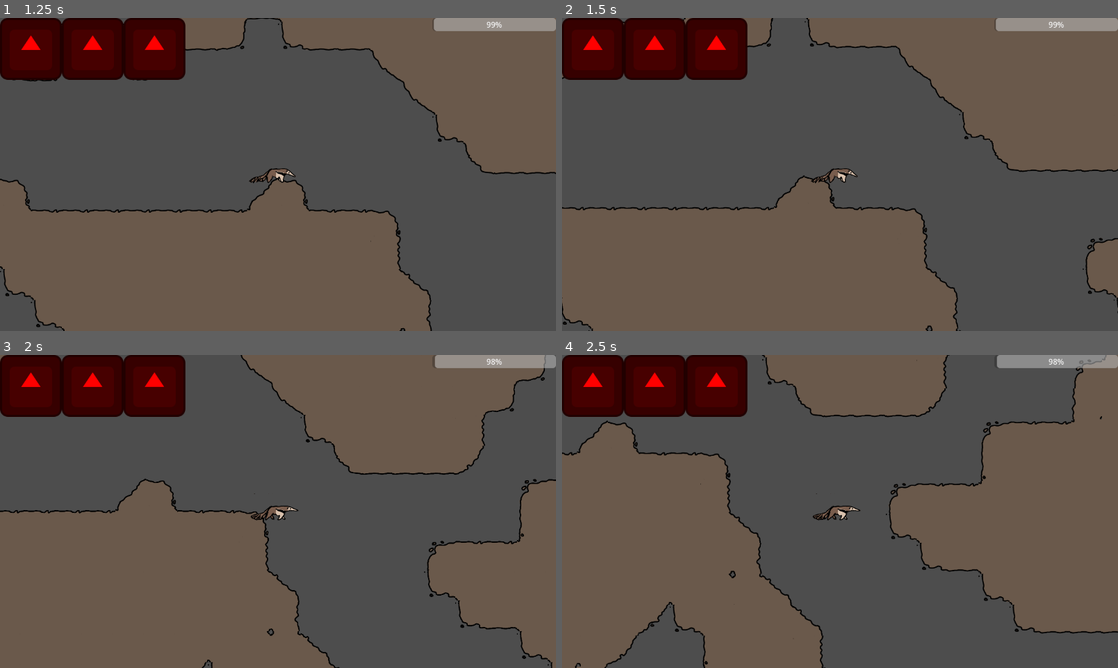
Above: before the commit, frames 1-4 (two rows, left to right).
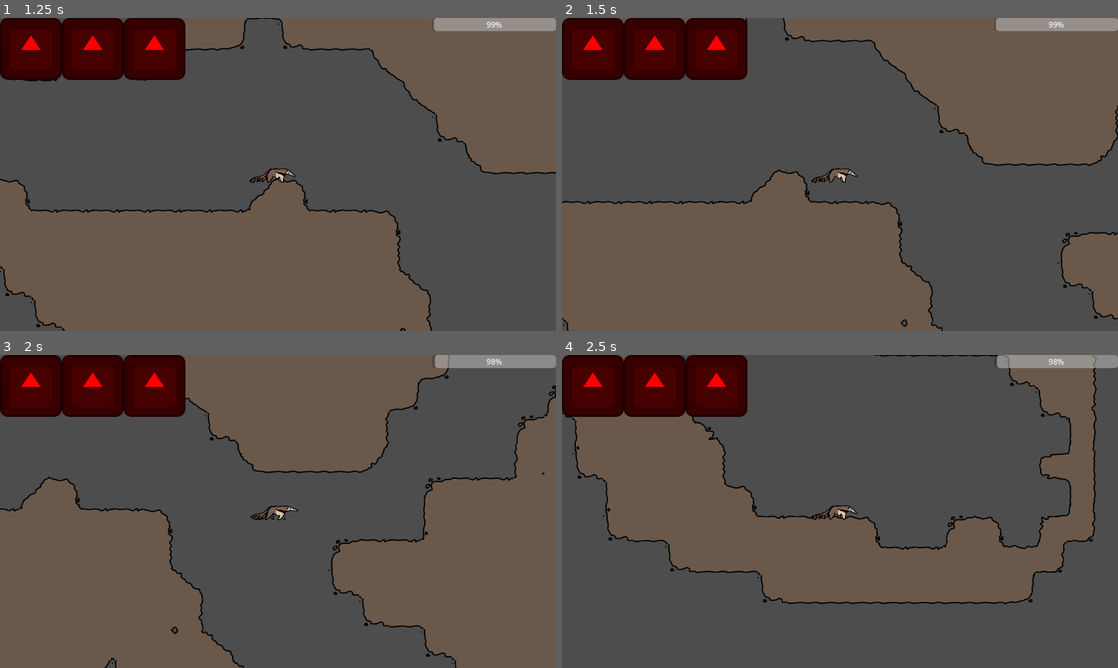
Above: after the commit, the same moments.

Repository: IncrediblyCreativeUsername/Team-Indecisive-Cutthroat-2026
Game: Godot game, scene res://UI/MainMenu.tscn
Same seed, same stepped clock (60 frames per second), same inputs: the game is played once before the commit and once after it. The engine's default icon, where the game draws it, is replaced by a stand-in: a white triangle on a blue panel in a dark square.
Inputs (mouse positions are in pixels of both pictures, inside the frame that each line leads up to):
- Up to frame 1 (1.25 s): click "Play" at 0.5 s
- Up to frame 2 (1.5 s): tap Enter at 1.25 s; move the mouse to (962, 158) at 1.27 s; hold D (MOVE_RIGHT) from 1.28 s (still down); tap Q (DROP) at 1.35 s
- Up to frame 3 (2 s): keep holding D (MOVE_RIGHT); tap W (JUMP) at 1.52 s
- Up to frame 4 (2.5 s): keep holding D (MOVE_RIGHT); move the mouse to (728, 527) at 2.02 s; tap E (EAT) at 2.1 s; tap W (JUMP) at 2.27 s

Frame 1 is identical in both runs. In frame 2, 8.3% of the frame differs, in the area x 0-100%, y 0-100%; in frame 3, 35%; in frame 4, 48%.

Commit message:
Speed.
The grappling finally feels pretty good, but it will certainly be a faster paced game if we use these settings...

Diff:
--- a/Player/Player.tscn
+++ b/Player/Player.tscn
@@ -205,6 +205,8 @@
 floor_block_on_wall = false
 floor_max_angle = 3.1415927
 script = ExtResource("1_3qydi")
+speed = 1000
+jumpForce = 2200
 friction = 800
 
 [node name="PlayerSprite" type="AnimatedSprite2D" parent="." unique_id=1795922126]
--- a/Player/player.gd
+++ b/Player/player.gd
@@ -41,7 +41,7 @@
 	if isGrappling:
 		var grappleDirection : Vector2 = (grapplePoint - self.global_position).normalized()
 		#move_and_collide(delta * grappleDirection * 10)
-		velocity += grappleDirection * (grappleSpeed + 600)
+		velocity += grappleDirection * (grappleSpeed/1.5 + 1000)
 	else:
 		if grappleCooldown > 0:
 			grappleCooldown -= 1
@@ -169,8 +169,12 @@
 			await get_tree().process_frame
 			grapplePoint = tongueCast.get_collision_point() + Vector2(64,0).rotated(tonguePivot.rotation)
 			grappleSpeed = self.global_position.distance_to(grapplePoint)
-			if velocity.y > 0:
-				velocity.y = 0
+			if grapplePoint.y < self.global_position.y:
+				if velocity.y > 0:
+					velocity.y = 0
+			elif grapplePoint.y > self.global_position.y:
+				if velocity.y < 0:
+					velocity.y = 0
 			isGrappling = true
 			grappleCooldown = grappleCooldownMax
 			velocity = Vector2.ZERO
